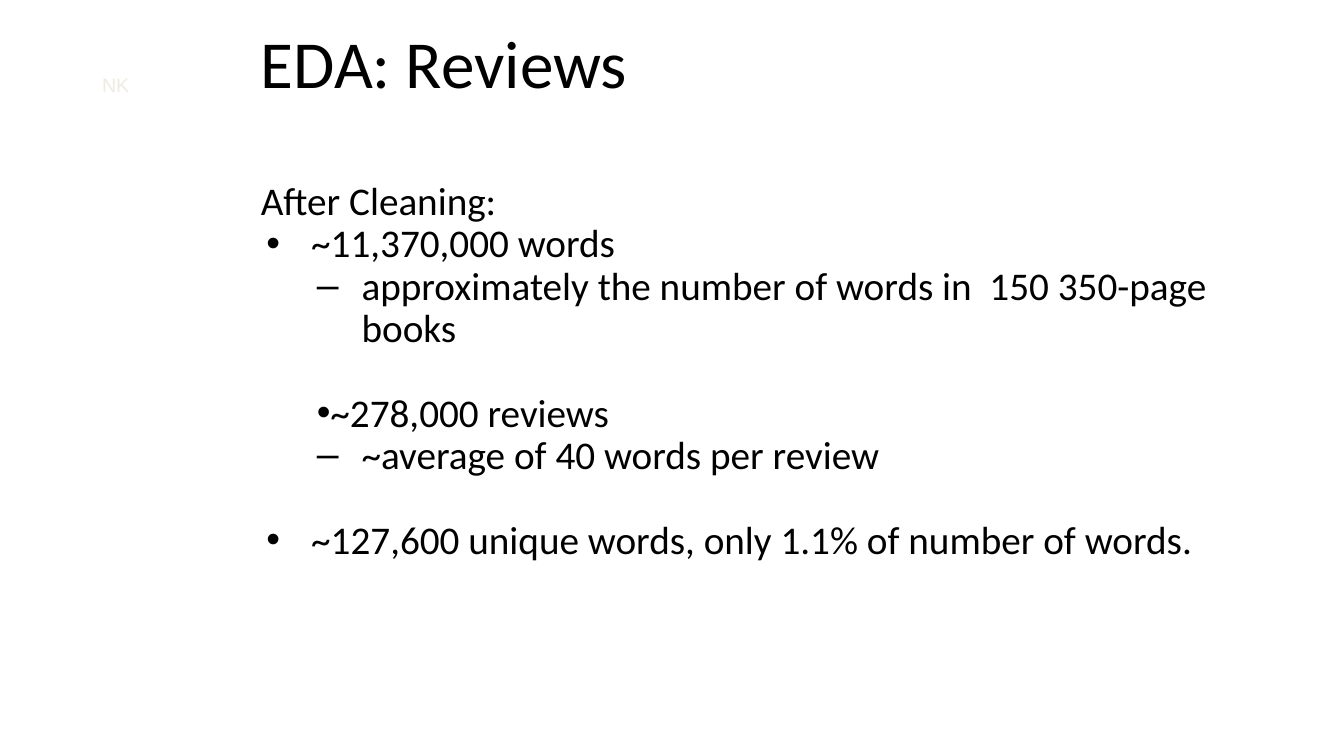
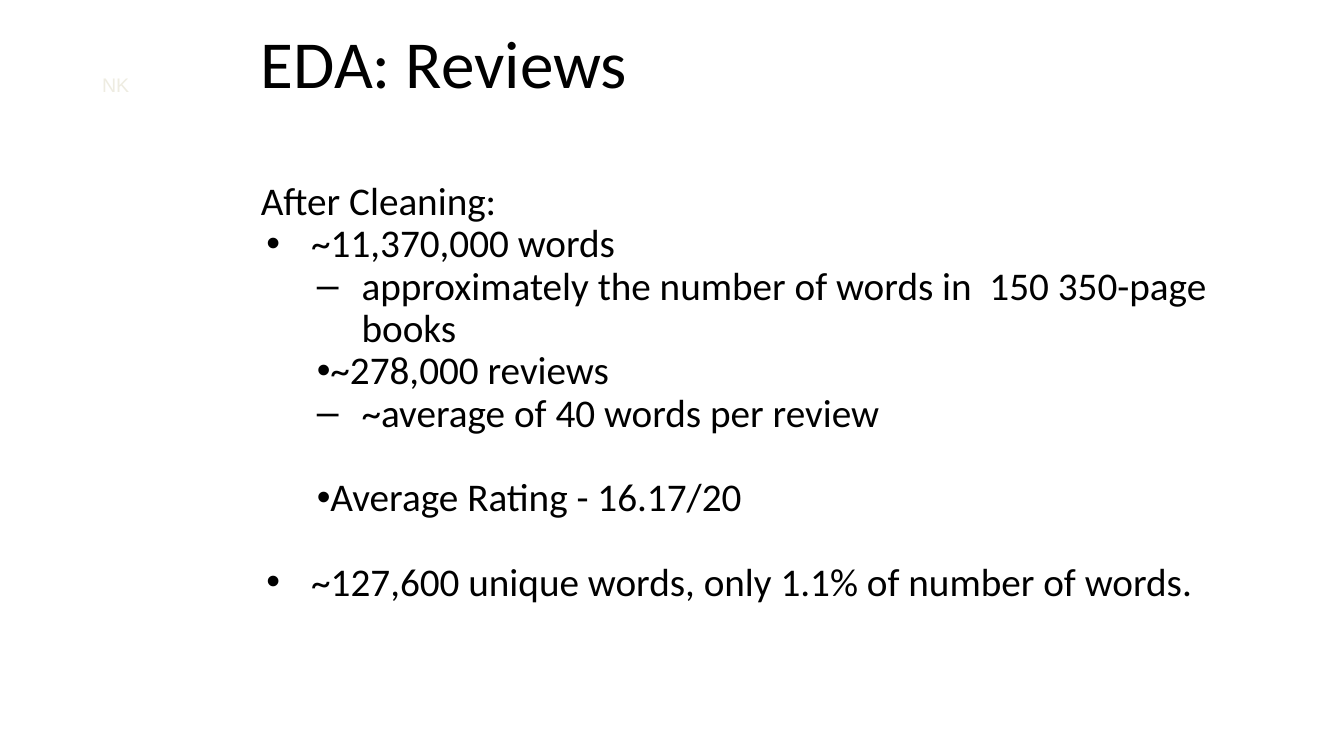
Before and after one commit to nycdatasci/bootcamp007_project, a slide deck: slide 16 of Project5-Capstone/Beerology/Ninkasi Capstone Presentation.pptx. Drawn at 1344x756 pixels with LibreOffice and Linux fonts; fonts in the diff are those of the drawing; background and template pictures are left out. Boxes give left, top, right and bottom in pixels: in the first picture for what was removed or moved away, otherwise in the second. Text is boxed around its words. In the diff, an @@ line names an element or a change of style, - is before the commit and + after.

```diff
--- a/Project5-Capstone/Beerology/Ninkasi Capstone Presentation.pptx
+++ b/Project5-Capstone/Beerology/Ninkasi Capstone Presentation.pptx
@@ text at <box>330,483,741,518</box>: paragraph added @@
+• Average Rating - 16.17/20
```
Also in this commit, not shown: 12 other slides changed, 1 other file.
